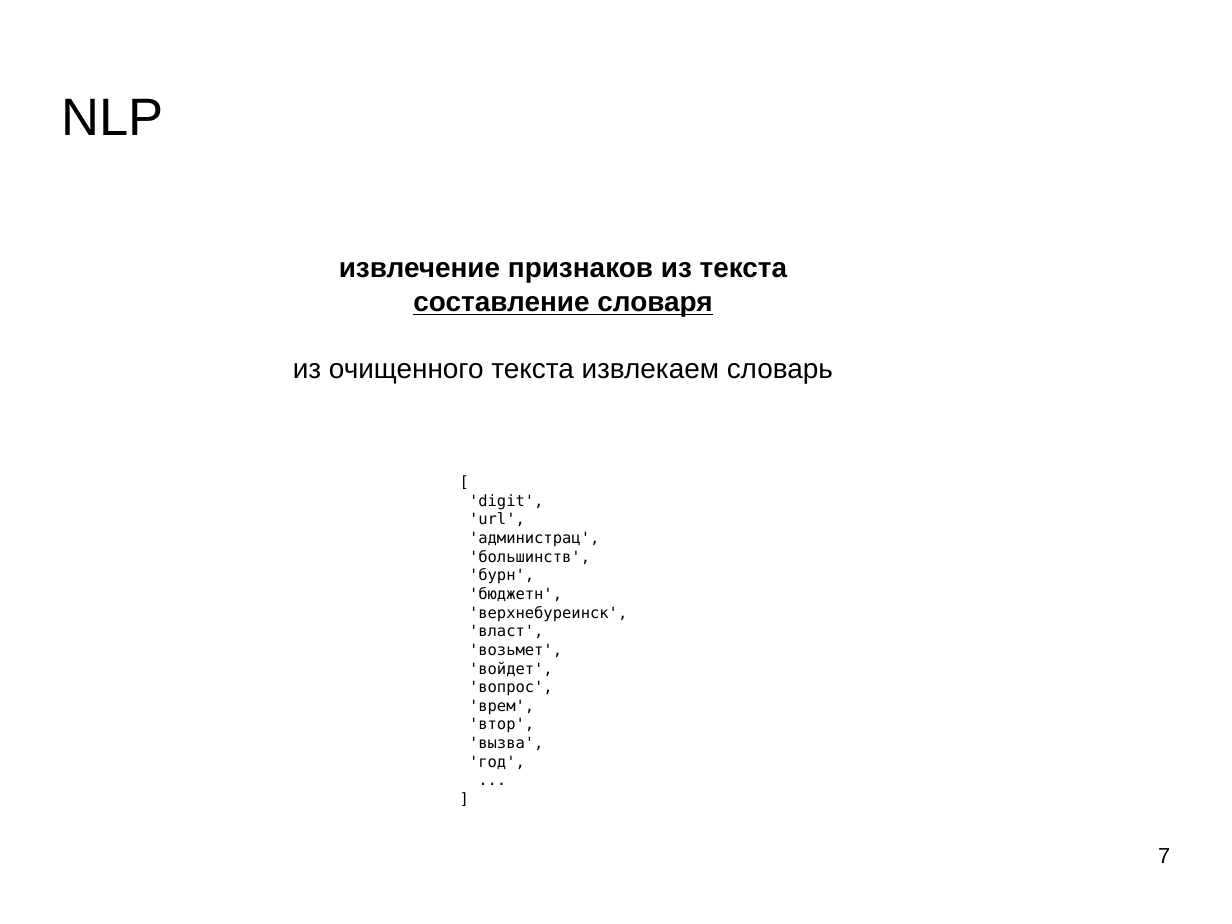
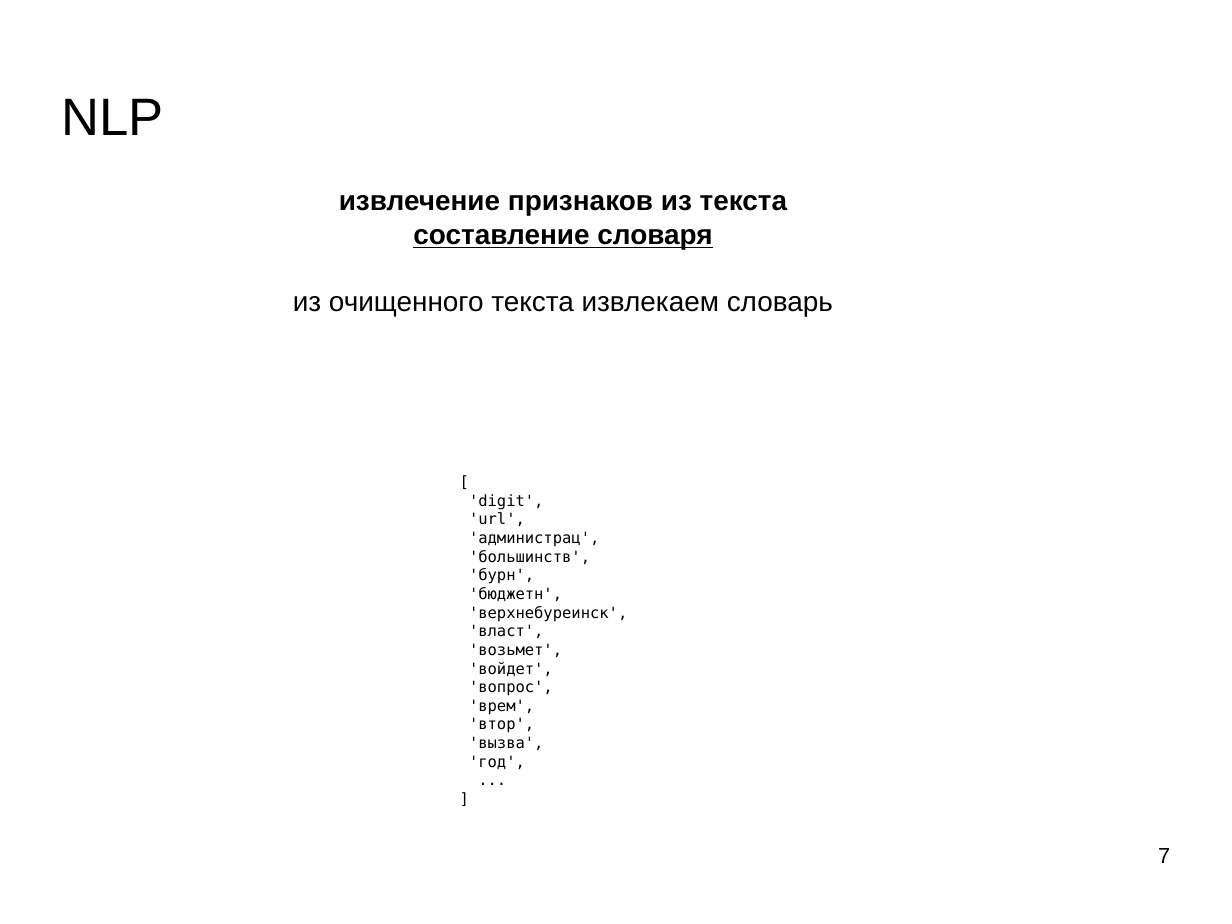
Before and after one commit to mechanoid5/ml_lectorium_legacy, a slide deck: slide 7 of 13-text-proc.odp. Drawn at 1232x924 pixels with LibreOffice and Linux fonts; fonts in the diff are those of the drawing; background and template pictures are left out. Boxes give left, top, right and bottom in pixels: in the first picture for what was removed or moved away, otherwise in the second. Text is boxed around its words. In the diff, an @@ line names an element or a change of style, - is before the commit and + after.

```diff
--- a/13-text-proc.odp
+++ b/13-text-proc.odp
@@ text "извлечение признаков из текста": place and size @@
-text "извлечение признаков из текста" at [293,262,833,383]
+text "извлечение признаков из текста" at [293,195,833,316]
```
Also in this commit, not shown: 3 slides added, 1 slide removed, 2 other files.
